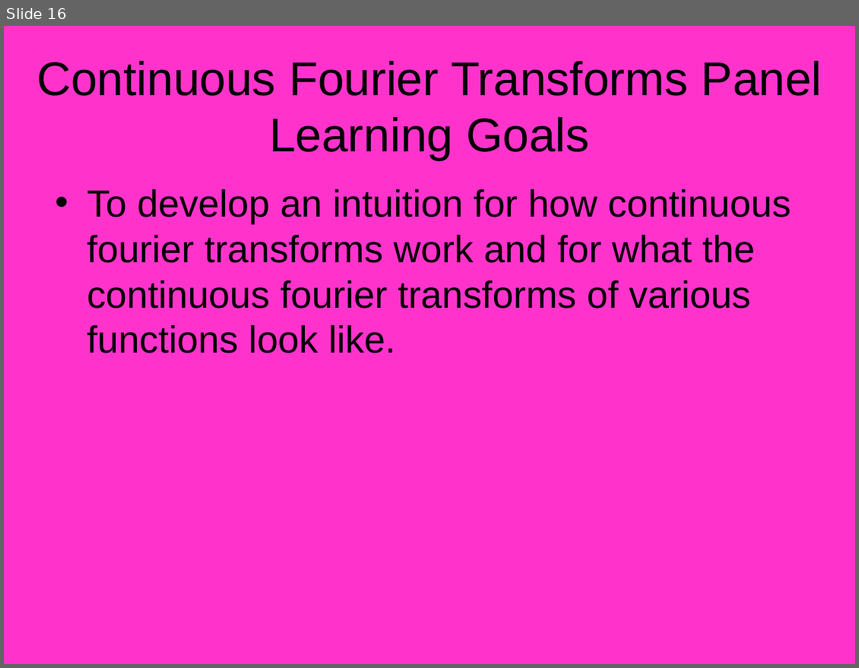
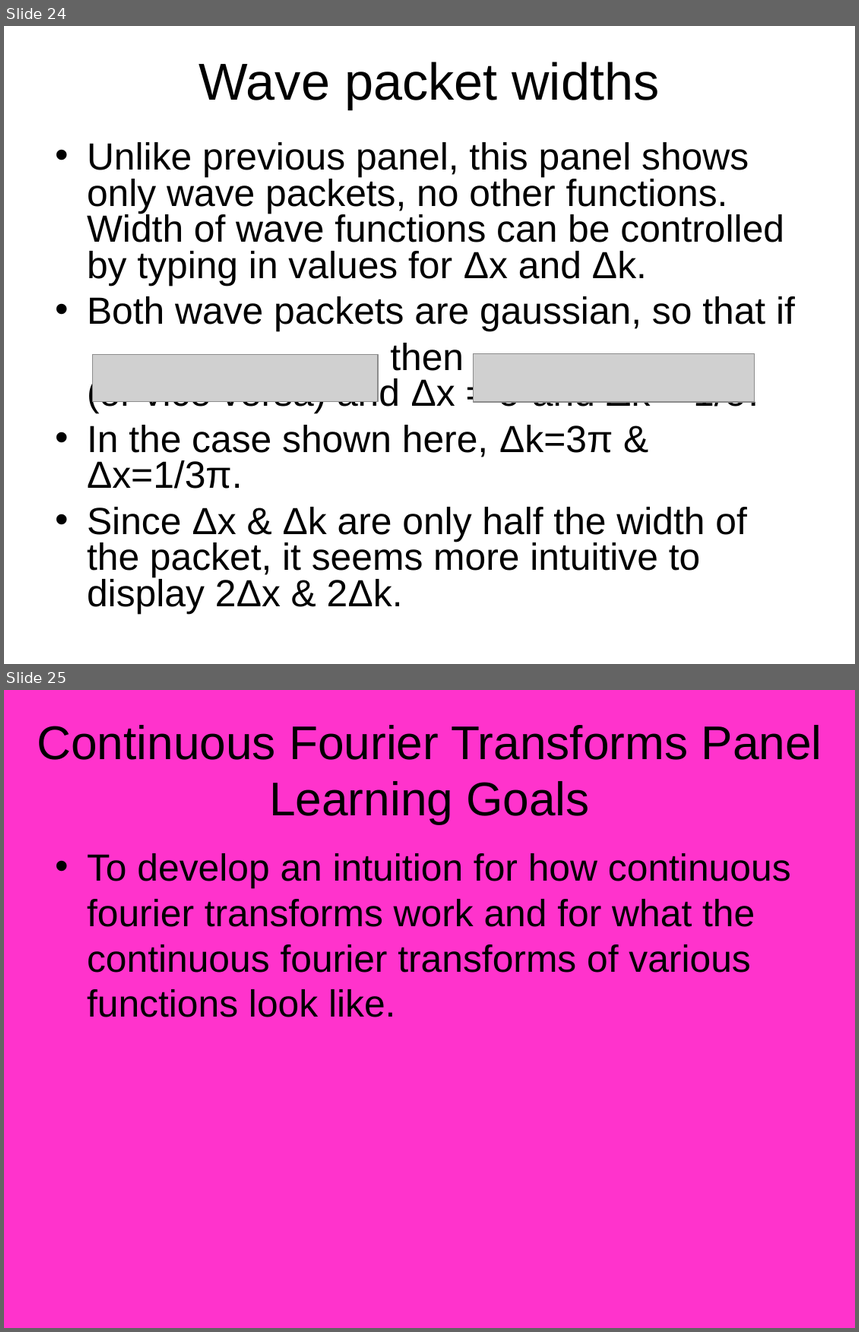
Before and after one commit to azharawaw/sim, a slide deck: trunk/fourier/doc/Fourier_Design_Outline.ppt. Shown one above the other, each under a label of ours: slide 16 before the commit, slides 24 and 25 after it. The pictures are 859x668 and 859x1332 pixels, drawn with LibreOffice and Linux fonts; fonts in the diff are those of the drawing; grey boxes stand for pictures. Boxes give left, top, right and bottom in pixels: in the first picture for what was removed or moved away, otherwise in the second. Text is boxed around its words. In the diff, an @@ line names an element or a change of style, - is before the commit and + after.

```diff
--- a/trunk/fourier/doc/Fourier_Design_Outline.ppt
+++ b/trunk/fourier/doc/Fourier_Design_Outline.ppt
@@ slide 24 added at (4,26,855,664), background #FFFFFF @@
@@ title added at (199,62,660,109), 44 pt, text #000000 @@
+Wave packet widths
@@ text added at (87,142,795,615), 32 pt, text #000000 @@
+• Unlike previous panel, this panel shows only wave packets, no other functions. Width of wave functions can be controlled by typing in values for Δx and Δk.
+• Both wave packets are gaussian, so that if
+, then , (or vice versa) and Δx = σ and Δk = 1/σ.
+• In the case shown here, Δk=3π & Δx=1/3π.
+• Since Δx & Δk are only half the width of the packet, it seems more intuitive to display 2Δx & 2Δk.
@@ picture added at (92,354,379,401) @@
@@ picture added at (473,354,755,402) @@
@@ what was slide 16 is now slide 25 @@
```
Also in this commit, not shown: 11 slides changed, 15 other slides added, 6 slides removed.
